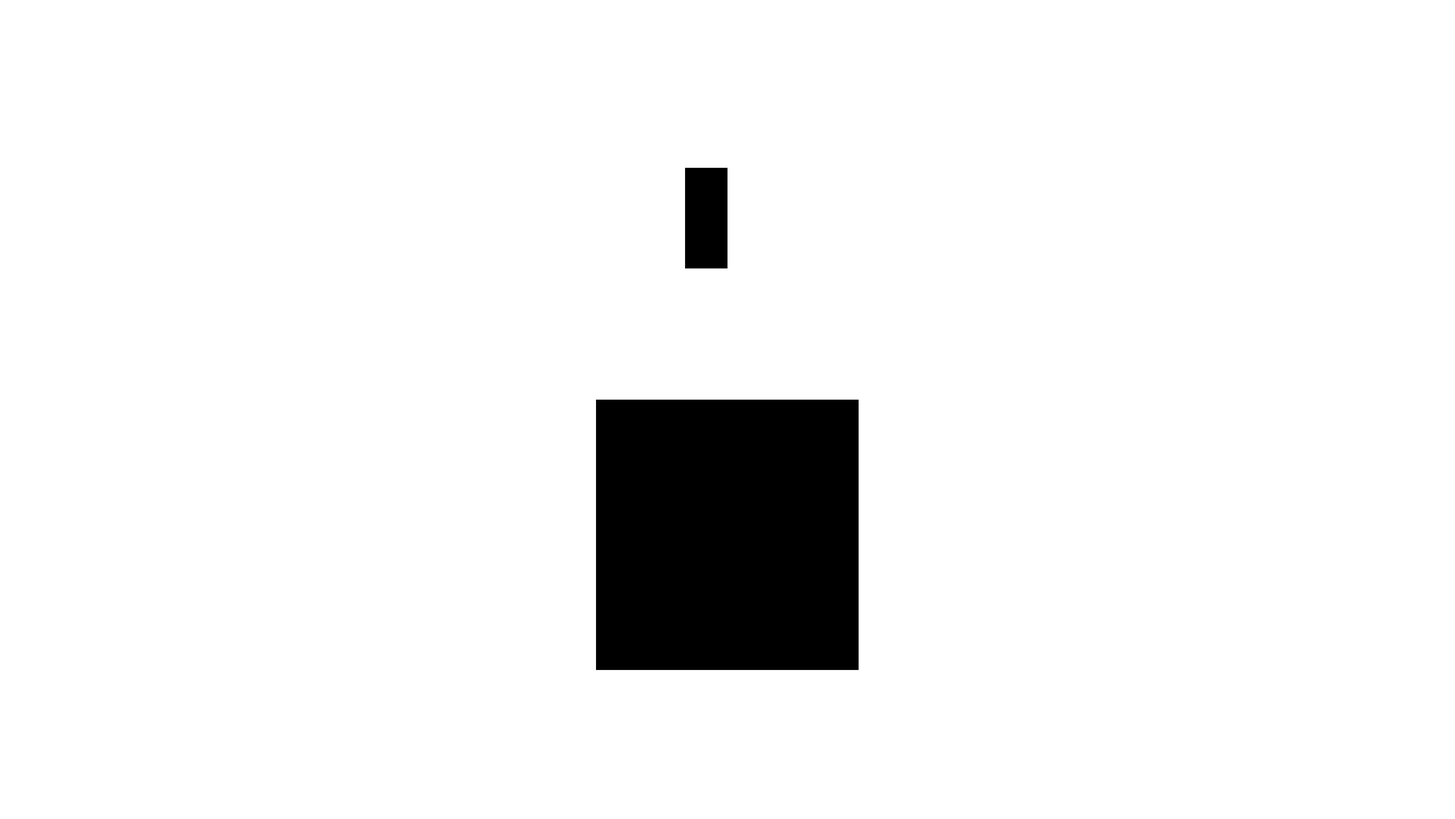
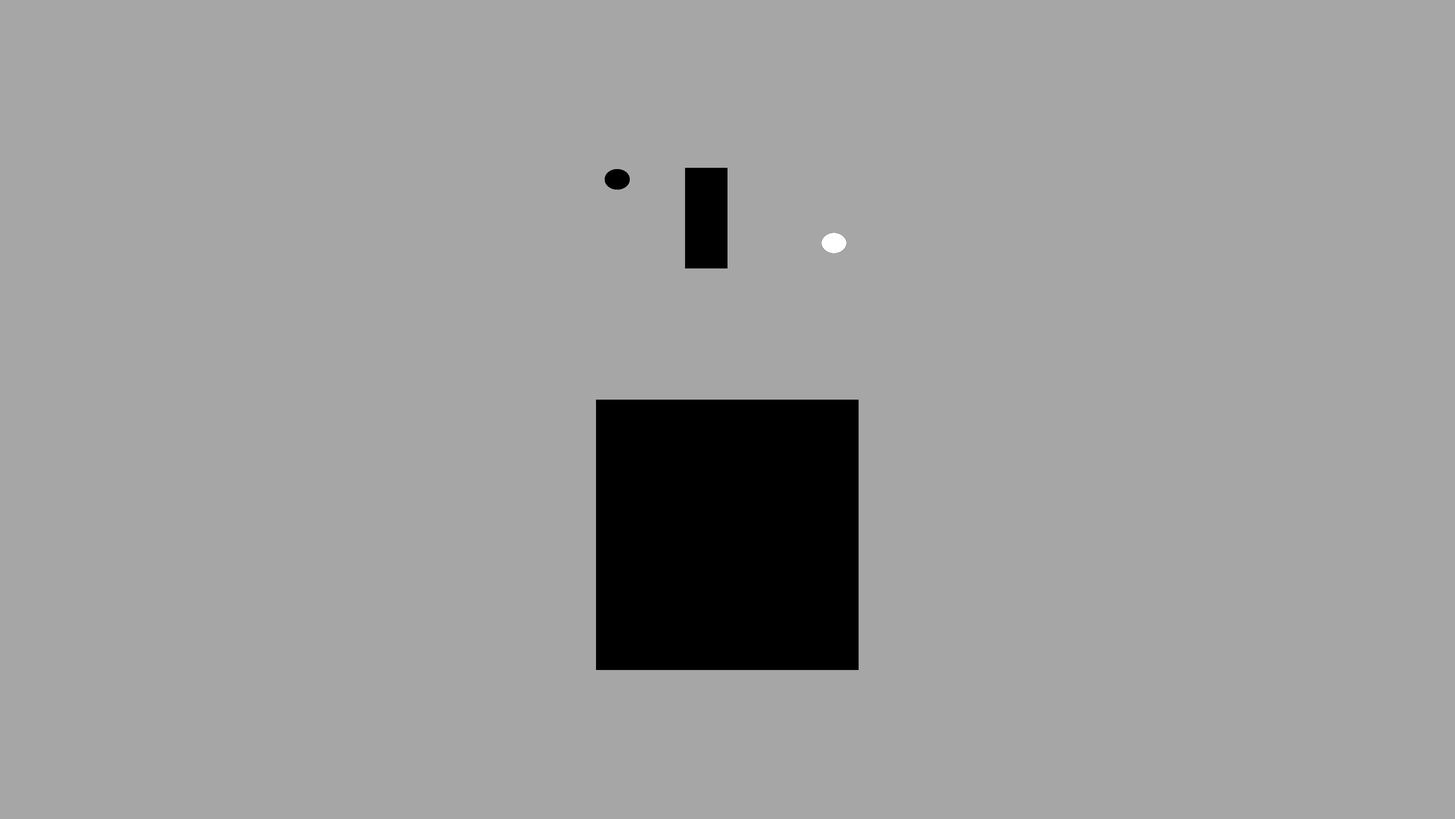
The second (1455, 819) image is a revision of the first. Changes to its layers:
added layer "Coin" above "Player" over 821, 232, 847, 254
renamed "Background" to "Background reference)", painted on it over 0, 0, 1455, 819
